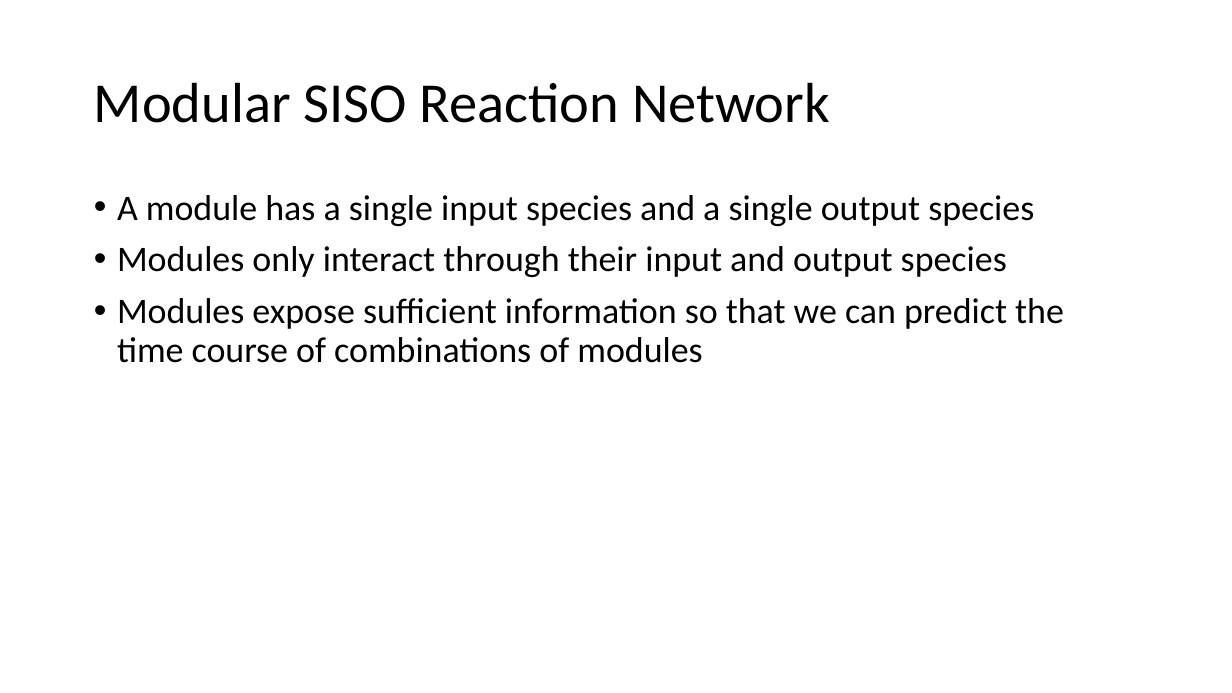
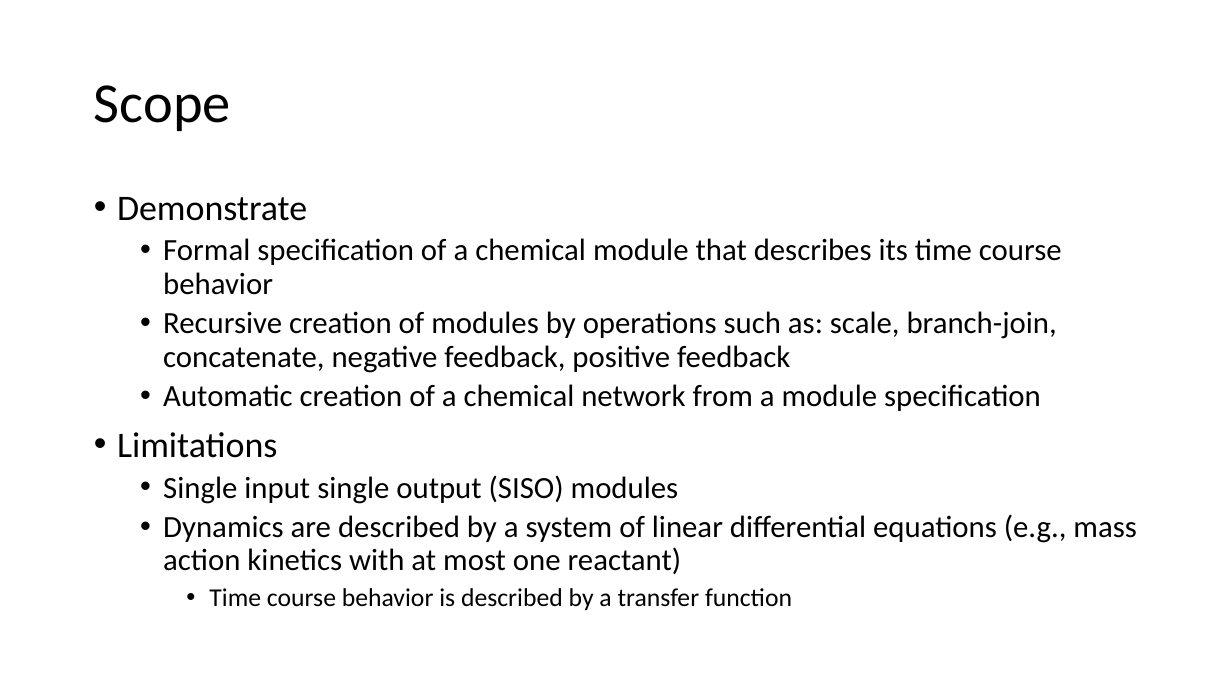
Before and after one commit to joseph-hellerstein/linear_reaction_networks, a slide deck: slide 5 of docs/module_framework.pptx (slide 8 before the commit). Drawn at 1232x693 pixels with LibreOffice and Linux fonts; fonts in the diff are those of the drawing. Boxes give left, top, right and bottom in pixels: in the first picture for what was removed or moved away, otherwise in the second. Text is boxed around its words. In the diff, an @@ line names an element or a change of style, - is before the commit and + after.

```diff
--- a/docs/module_framework.pptx
+++ b/docs/module_framework.pptx
@@ title at <box>94,85,231,131</box>: text changed @@
-Modular SISO Reaction Network
+Scope
@@ text at <box>117,197,1136,610</box>: text changed; size 28 to 24 pt @@
-• A module has a single input species and a single output species
-• Modules only interact through their input and output species
-• Modules expose sufficient information so that we can predict the time course of combinations of modules
+• Demonstrate
+  • Formal specification of a chemical module that describes its time course behavior
+  • Recursive creation of modules by operations such as: scale, branch-join, concatenate, negative feedback, positive feedback
+  • Automatic creation of a chemical network from a module specification
+• Limitations
+  • Single input single output (SISO) modules
+  • Dynamics are described by a system of linear differential equations (e.g., mass action kinetics with at most one reactant)
+    • Time course behavior is described by a transfer function
```
Also in this commit, not shown: 5 other slides changed, 8 slides added, 6 slides removed, 1 other file.
